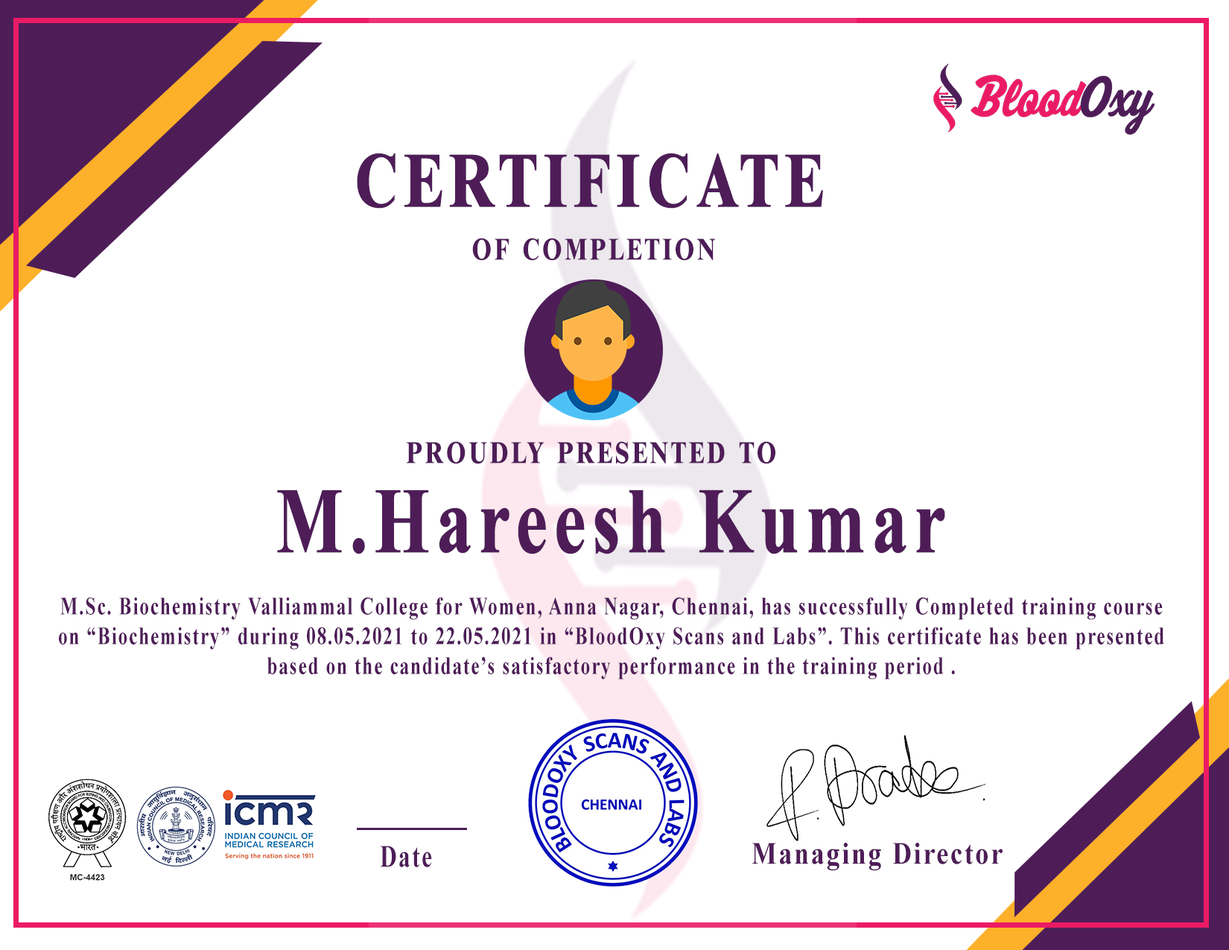
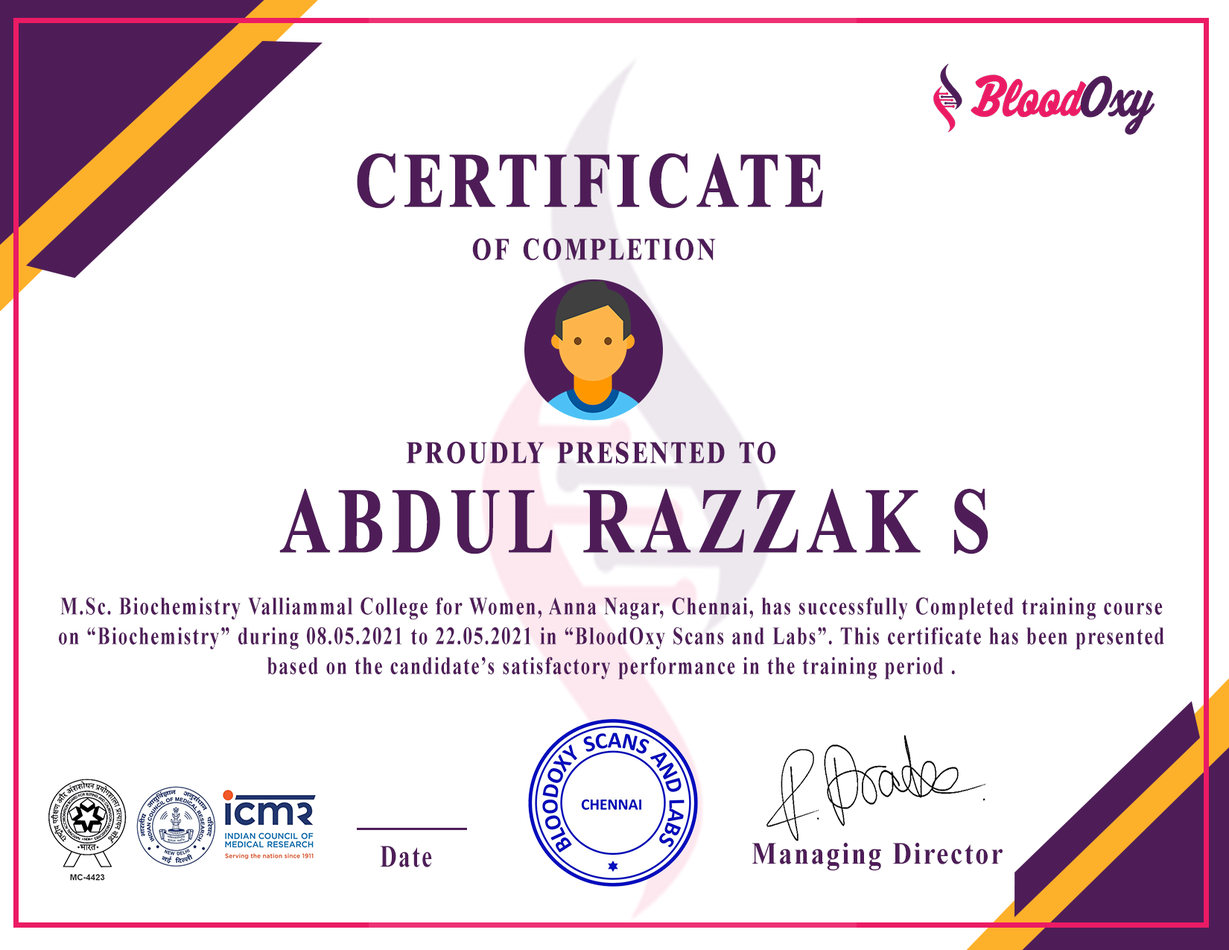
Comparing the layer stacks of the two 1229x950 images. Changes:
renamed "M.Hareesh Kumar" to "ABDUL RAZZAK S", painted on it over [277, 488, 989, 555]
